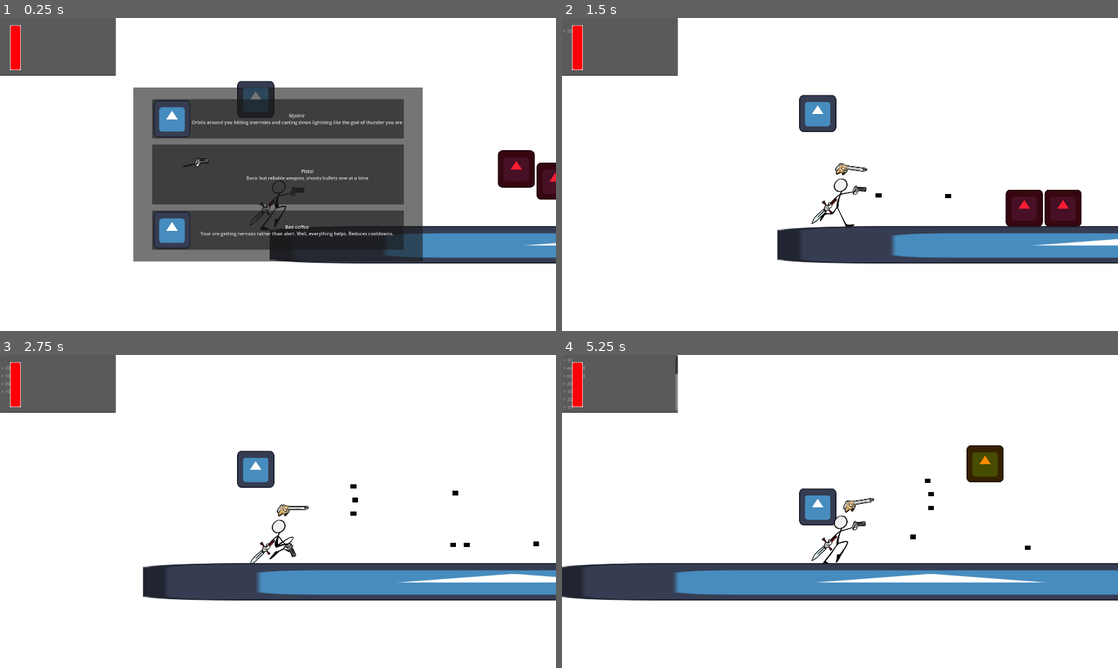
Above: before the commit, frames 1-4 (two rows, left to right).
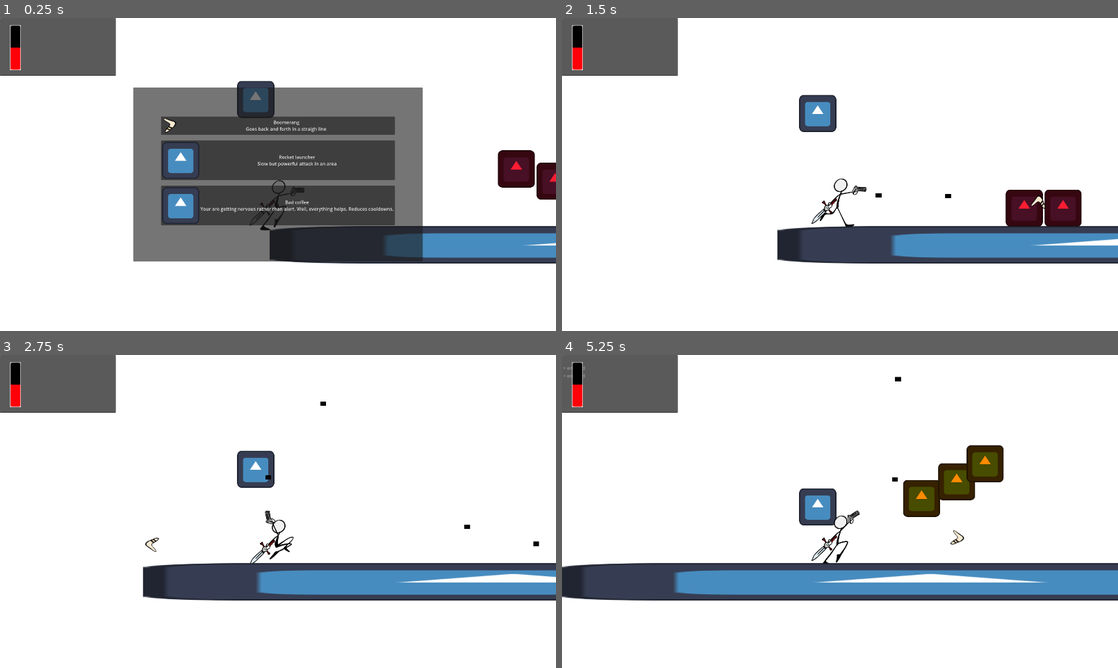
Above: after the commit, the same moments.

Repository: ricargoes/green-dusk
Game: Godot game, scene res://scenes/game.tscn
The game is run twice, just before and just after one commit, with the same random seed, the same clock (stepped at 60 frames per second) and the same inputs. The engine's default icon, where the game draws it, is replaced by a stand-in: a white triangle on a blue panel in a dark square.
Inputs (mouse positions are in pixels of both pictures, inside the frame that each line leads up to):
- Up to frame 1 (0.25 s): no input
- Up to frame 2 (1.5 s): click (840, 118) at 0.5 s, where only the run before the commit has a clickable "Mjolnir Orbits around you hit…"
- Up to frame 3 (2.75 s): tap Space (jump) at 1.52, 2.27 s
- Up to frame 4 (5.25 s): tap Space (jump) at 3.77, 4.52 s

The runs differ from the first frame. In frame 1, 9.7% of the frame differs, in the area x 1-73%, y 2-74%; in frame 2, 0.3%; in frame 3, 0.6%; in frame 4, 2.1%.

Commit message:
passive powerups

Diff:
--- a/scenes/enemies/enermy.gd
+++ b/scenes/enemies/enermy.gd
@@ -37,7 +37,8 @@
 			body.hurt(contact_dps*delta)
 
 func hurt(damage: float):
-	OnScreenTerminal.log(life_points)
+	var hero = get_tree().get_first_node_in_group("hero")
+	hero.steal_life(damage)
 	life_points -= damage
 	if life_points <= 0:
 		die()
--- a/scenes/global/game_library.gd
+++ b/scenes/global/game_library.gd
@@ -48,11 +48,6 @@
 		'icon': preload("res://resources/sprites/weapons/antiaereo1.png"),
 		'scene': preload("res://scenes/powerups/antiair_bird.tscn")
 	},
-	'Hollow point shells': {
-		'type': PowerUpType.Passive,
-		'description': 'Your bullets shatter on impact, throwing flak to other enemies.',
-		'icon': preload("res://resources/icon.svg")
-	},
 	'Armor': {
 		'type': PowerUpType.Passive,
 		'description': 'Make yourself harder to kill: HP boost.',
--- a/scenes/hero.gd
+++ b/scenes/hero.gd
@@ -6,11 +6,18 @@
 @export
 var player_speed: int = 200
 @export
-var max_life_points: int = 50
-@export
 var shooting_cooldown: float = 0.3
 @export
 var arm_rotation_speed: float = 2*PI
+
+@export
+var max_life_points: int = 50
+@export
+var evasion: int = 0
+@export
+var attack_frecuency_boost: float = 1.0
+@export
+var life_steal: float = 0.0
 
 var life_points: float = 50.0
 var level: int = 0
@@ -20,17 +27,18 @@
 
 var jump_impulse_time: float = 0.0
 
+var pistol_target: Enemy = null
+
 signal died
 
 func _ready() -> void:
 	$ShootingCooldown.wait_time = shooting_cooldown
-	life_points = max_life_points
+	life_points = max_life_points/2.0
 	velocity.x = player_speed
 	$UI.sync_life(life_points, max_life_points)
 	level_up()
 
 func _process(delta: float) -> void:
-
 	if is_on_floor():
 		$Body.animation = "run"
 		$Legs.animation = "run"
@@ -53,10 +61,14 @@
 	if global_position.y > GameConstants.DEATH_GLOBAL_Y_POSITION:
 		hurt(1000)
 
-	var lock_on_target = select_target()
-	aim_to(lock_on_target.global_position, delta)
+	if pistol_target == null or pistol_target.dead:
+		select_target()
+	var where = pistol_target.global_position if pistol_target != null else Vector2.RIGHT
+	aim_to(where, delta)
 
 func hurt(damage: float):
+	if randi() % 100 <= evasion:
+		return
 	life_points -= damage
 	$UI.sync_life(life_points, max_life_points)
 	if life_points <= 0:
@@ -70,13 +82,12 @@
 	var game = get_tree().current_scene
 	game.spawn_bullet($ShoulderPivot.global_position + Vector2.from_angle(orientation)*120, orientation, true)
 
-func select_target() -> Node2D:
-	var target = self
-	var current_min_distance = 10000
+func select_target():
+	pistol_target = null
+	var pistol_range = 1000
 	for enemy: Node2D in get_tree().get_nodes_in_group("enemies"):
-		if (enemy.global_position - global_position).length() < current_min_distance:
-			target = enemy
-	return target
+		if (enemy.global_position - global_position).length() < pistol_range:
+			pistol_target = enemy
 
 func aim_to(location: Vector2, delta: float):
 	var target_orientation = $ShoulderPivot.global_position.angle_to_point(location)
@@ -100,16 +111,34 @@
 	equip_powerup(powerup)
 
 func equip_powerup(powerup_name: String):
+	var powerup = GameLibrary.POWERUPS[powerup_name]
 	if not powerups.has(powerup_name):
 		powerups[powerup_name] = 1
-		var powerup = GameLibrary.POWERUPS[powerup_name]
 		if powerup["type"] == GameLibrary.PowerUpType.Weapon:
 			var weapon_instance = powerup.scene.instantiate()
 			add_child(weapon_instance)
 	else:
 		powerups[powerup_name] += 1
 
+	if powerup["type"] == GameLibrary.PowerUpType.Passive:
+		match powerup_name:
+			'Armor':
+				max_life_points += 20
+				life_points += 20
+				$UI.sync_life(life_points, max_life_points)
+			"Invisibility cloak":
+				evasion += 5
+			'Bad coffee':
+				attack_frecuency_boost += 0.2
+				get_tree().call_group("weapos", "cooldown_boost", attack_frecuency_boost)
+				$ShootingCooldown.wait_time = shooting_cooldown/attack_frecuency_boost
+			'Dark Necrogrimoire':
+				life_steal += 0.05
 
+func steal_life(damage: float):
+	var life_stealed = life_steal*damage
+	life_points = min(max_life_points, life_points+life_stealed)
+	$UI.sync_life(life_points, max_life_points)
 
 func _on_enermy_defeated(who: Variant) -> void:
 	get_xp(who.xp_value)
--- a/scenes/powerups/antiair_bird.gd
+++ b/scenes/powerups/antiair_bird.gd
@@ -36,3 +36,6 @@
 func _on_attack_move_animation_finished(_anim_name: StringName) -> void:
 	for enemy: Enemy in get_overlapping_bodies():
 		enemy.hurt(damage)
+
+func cooldown_boost(boost: float):
+	$Cooldown.wait_time = cooldown_time/boost
--- a/scenes/powerups/antiair_bird.tscn
+++ b/scenes/powerups/antiair_bird.tscn
@@ -50,7 +50,7 @@
 "attack": SubResource("Animation_vh32b")
 }
 
-[node name="AntiairBird" type="Area2D"]
+[node name="AntiairBird" type="Area2D" groups=["weapon"]]
 collision_layer = 0
 collision_mask = 2
 script = ExtResource("1_03gty")
--- a/scenes/powerups/boomerang.gd
+++ b/scenes/powerups/boomerang.gd
@@ -10,13 +10,18 @@
 @export
 var speed: float = 900
 
+var speed_boost: float = 1.0
+
 var target: Vector2 = pos_right
 
 func _process(delta: float) -> void:
 	var path_to_target: Vector2 = (target - position)
-	position += speed*path_to_target.normalized()*delta
+	position += speed*speed_boost*path_to_target.normalized()*delta
 	if path_to_target.length() < 50:
 		target = pos_left if target == pos_right else pos_right
 
 	for enemy: Enemy in get_overlapping_bodies():
 		enemy.hurt(dps*delta)
+
+func cooldown_boost(boost: float):
+	speed_boost = boost
--- a/scenes/powerups/boomerang.tscn
+++ b/scenes/powerups/boomerang.tscn
@@ -43,7 +43,7 @@
 "turn": SubResource("Animation_lf7vk")
 }
 
-[node name="Boomerang" type="Area2D"]
+[node name="Boomerang" type="Area2D" groups=["weapon"]]
 collision_layer = 0
 collision_mask = 2
 script = ExtResource("1_ws2ov")
--- a/scenes/powerups/shotgun.gd
+++ b/scenes/powerups/shotgun.gd
@@ -33,3 +33,6 @@
 	var target_orientation = global_position.angle_to_point(location)
 	var rotation_strength = fmod(target_orientation-rotation, PI)/PI
 	rotation += rotation_strength*rotation_speed*delta
+
+func cooldown_boost(boost: float):
+	$Cooldown.wait_time = cooldown_time/boost
--- a/scenes/powerups/shotgun.tscn
+++ b/scenes/powerups/shotgun.tscn
@@ -41,7 +41,7 @@
 "pacing": SubResource("Animation_qy8v3")
 }
 
-[node name="Shotgun" type="Sprite2D"]
+[node name="Shotgun" type="Sprite2D" groups=["weapon"]]
 texture = ExtResource("1_1u61a")
 offset = Vector2(35, 7)
 script = ExtResource("2_6cpp8")
